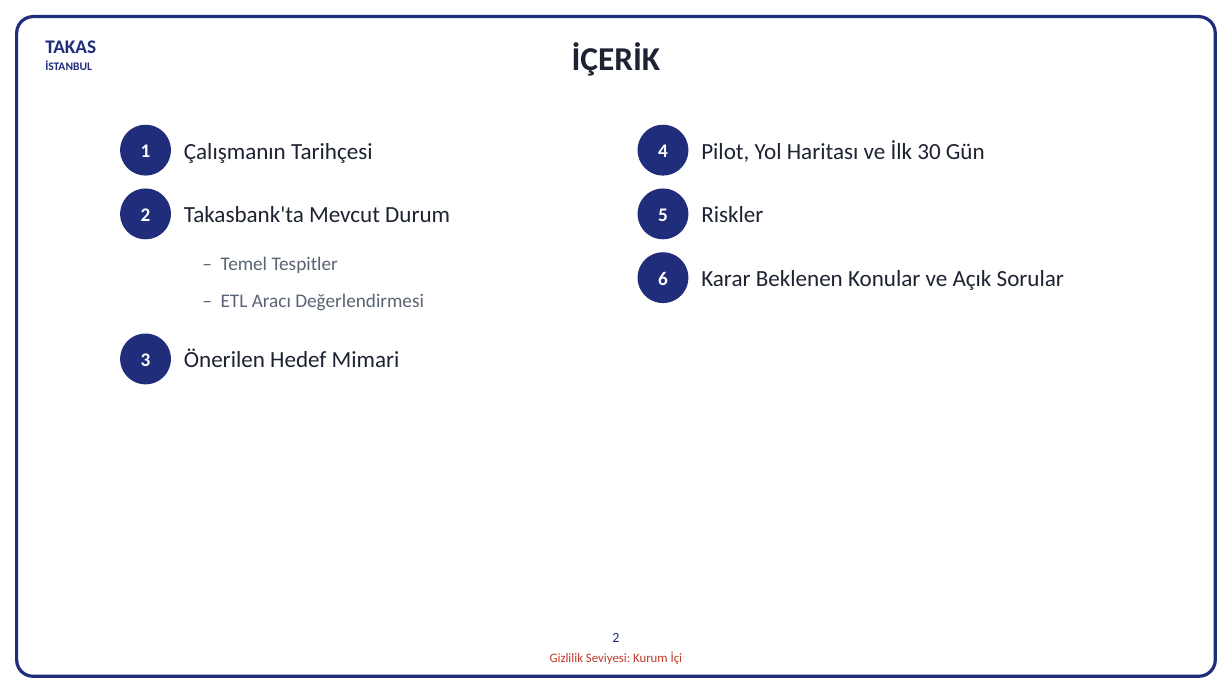
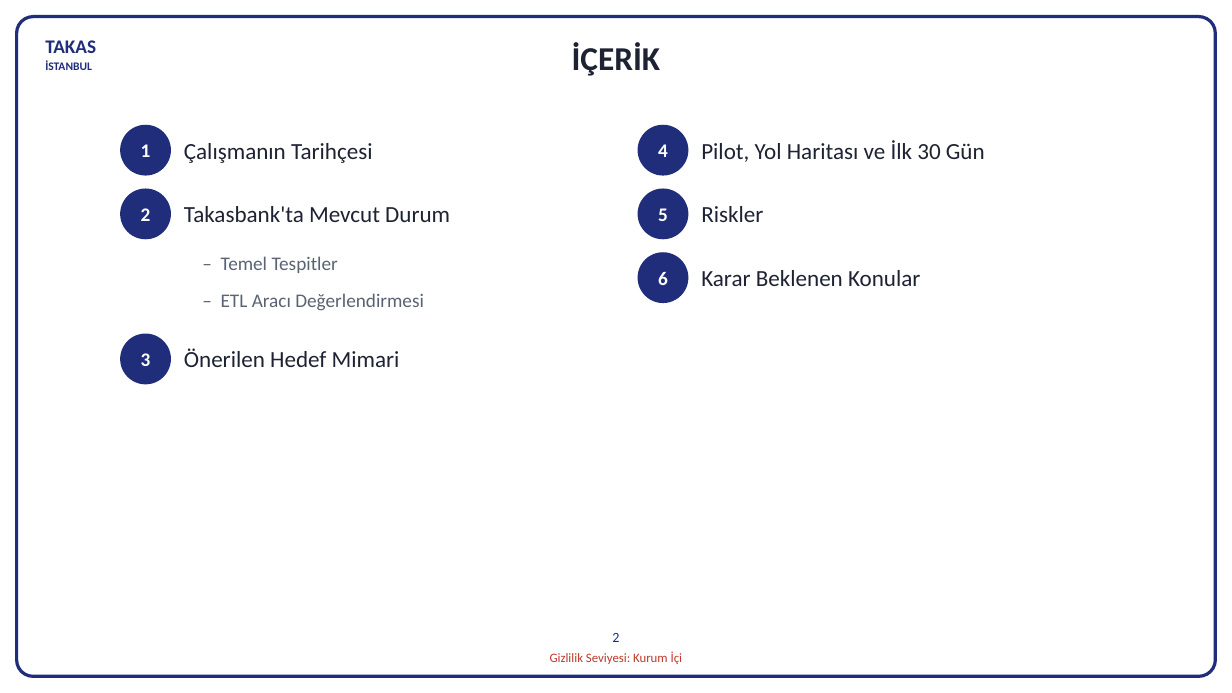
Before and after one commit to hanifidemirel0/Cursor-Projects, a slide deck: slide 2 of outputs/dwh-sunum-kasim-2026/5 - DWHSunum_Kasim2026.pptx. Drawn at 1232x693 pixels with LibreOffice and Linux fonts; fonts in the diff are those of the drawing. Boxes give left, top, right and bottom in pixels: in the first picture for what was removed or moved away, otherwise in the second. Text is boxed around its words. In the diff, an @@ line names an element or a change of style, - is before the commit and + after.

```diff
--- a/outputs/dwh-sunum-kasim-2026/5 - DWHSunum_Kasim2026.pptx
+++ b/outputs/dwh-sunum-kasim-2026/5 - DWHSunum_Kasim2026.pptx
@@ text at [701,270,920,286]: text changed @@
-Karar Beklenen Konular ve Açık Sorular
+Karar Beklenen Konular
```
Also in this commit, not shown: 1 slide removed, 3 other files.
